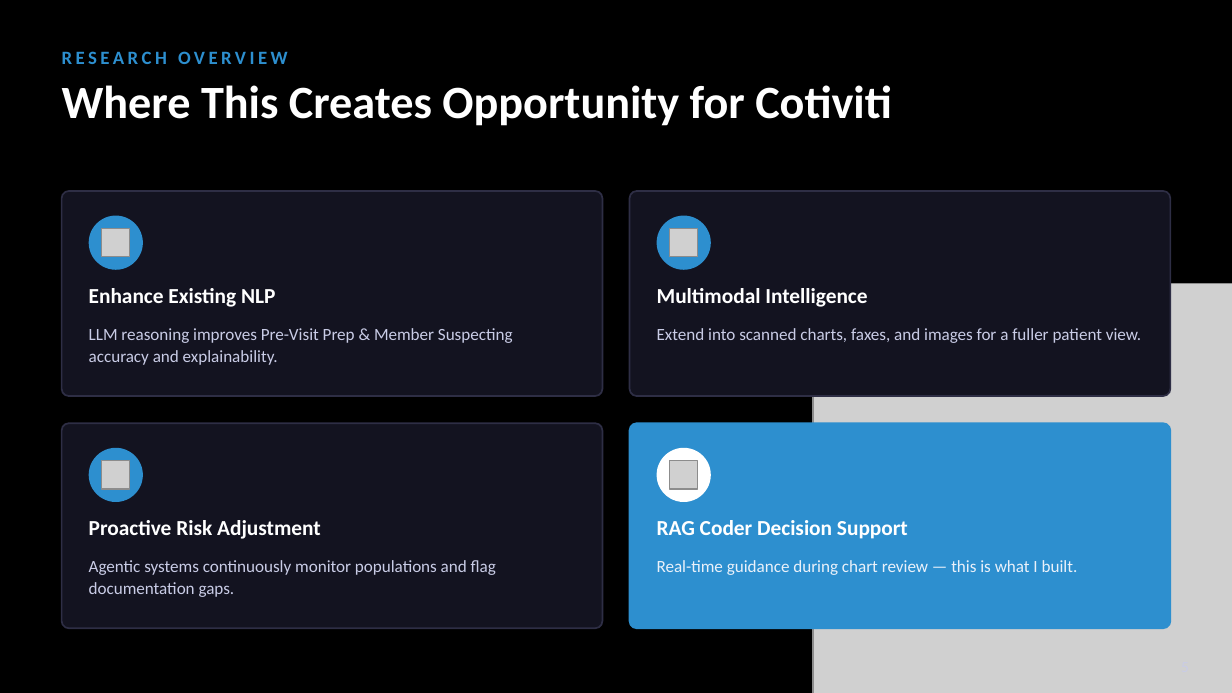
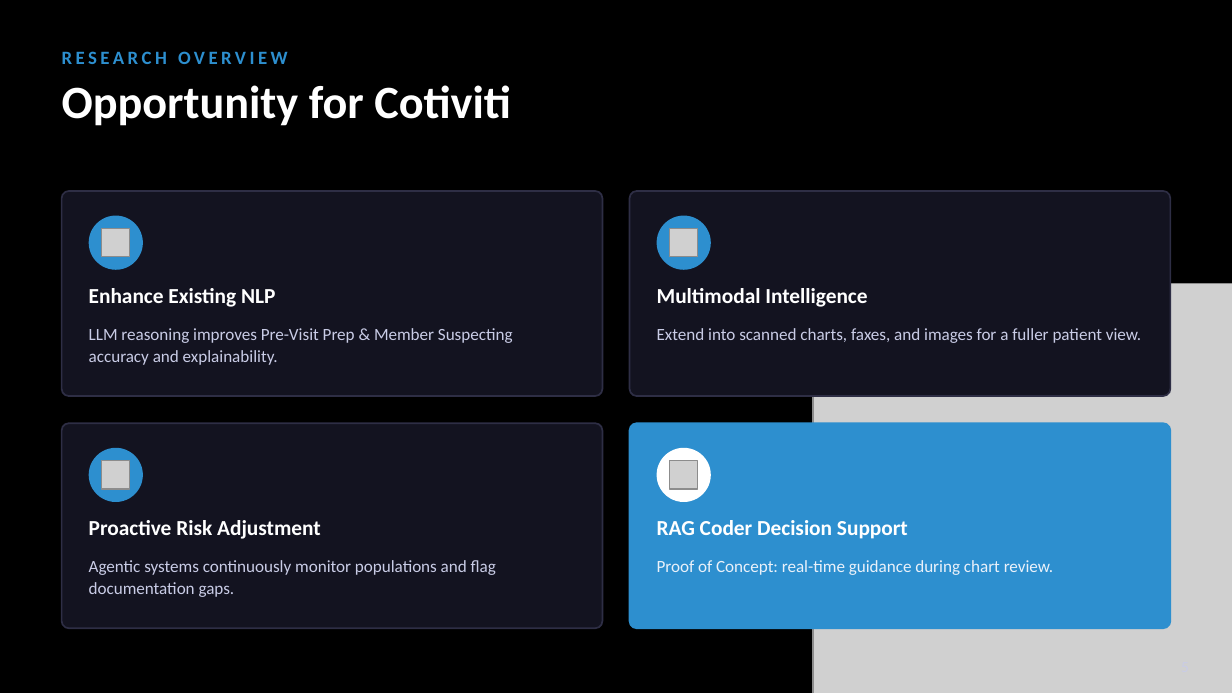
Before and after one commit to evierkim/cotiviti-intern-poc-agentic-rag, a slide deck: slide 5 of Cotiviti_PowerPoint.pptx. Drawn at 1232x693 pixels with LibreOffice and Linux fonts; fonts in the diff are those of the drawing; grey boxes stand for pictures. Boxes give left, top, right and bottom in pixels: in the first picture for what was removed or moved away, otherwise in the second. Text is boxed around its words. In the diff, an @@ line names an element or a change of style, - is before the commit and + after.

```diff
--- a/Cotiviti_PowerPoint.pptx
+++ b/Cotiviti_PowerPoint.pptx
@@ text at [62,85,511,126]: text changed @@
-Where This Creates Opportunity for Cotiviti
+Opportunity for Cotiviti
@@ text at [657,560,1054,575]: text changed @@
-Real-time guidance during chart review — this is what I built.
+Proof of Concept: real-time guidance during chart review.
```
Also in this commit, not shown: 13 other slides changed, 4 slides removed.
